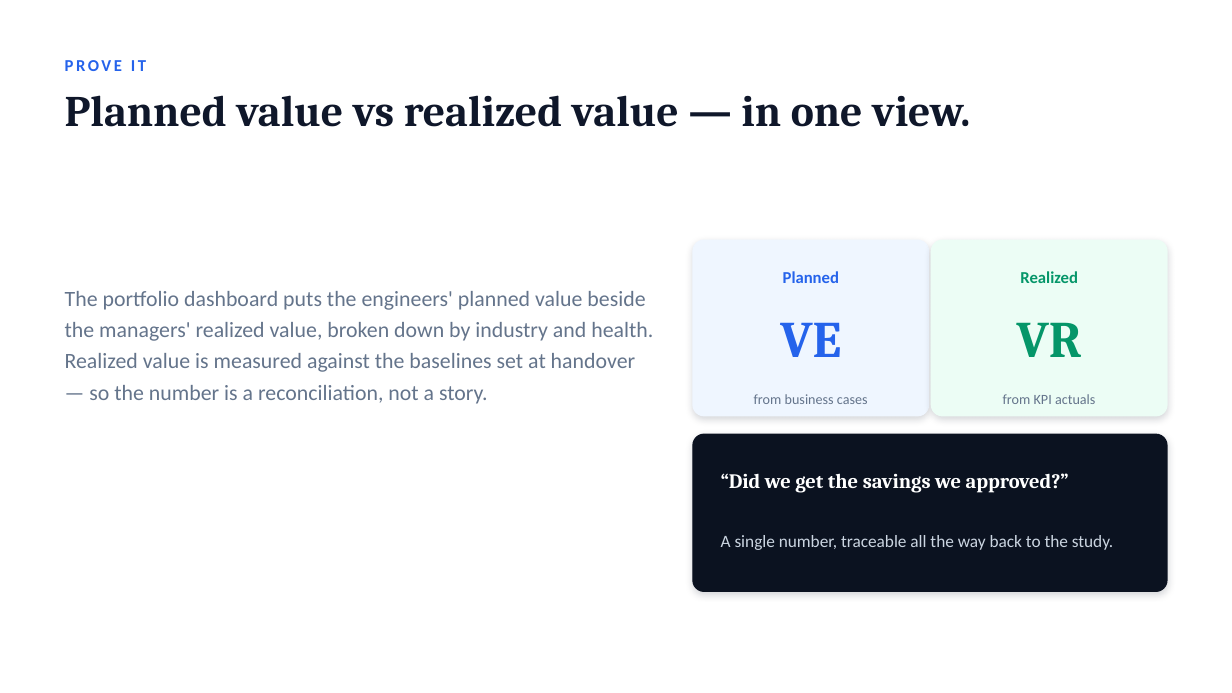
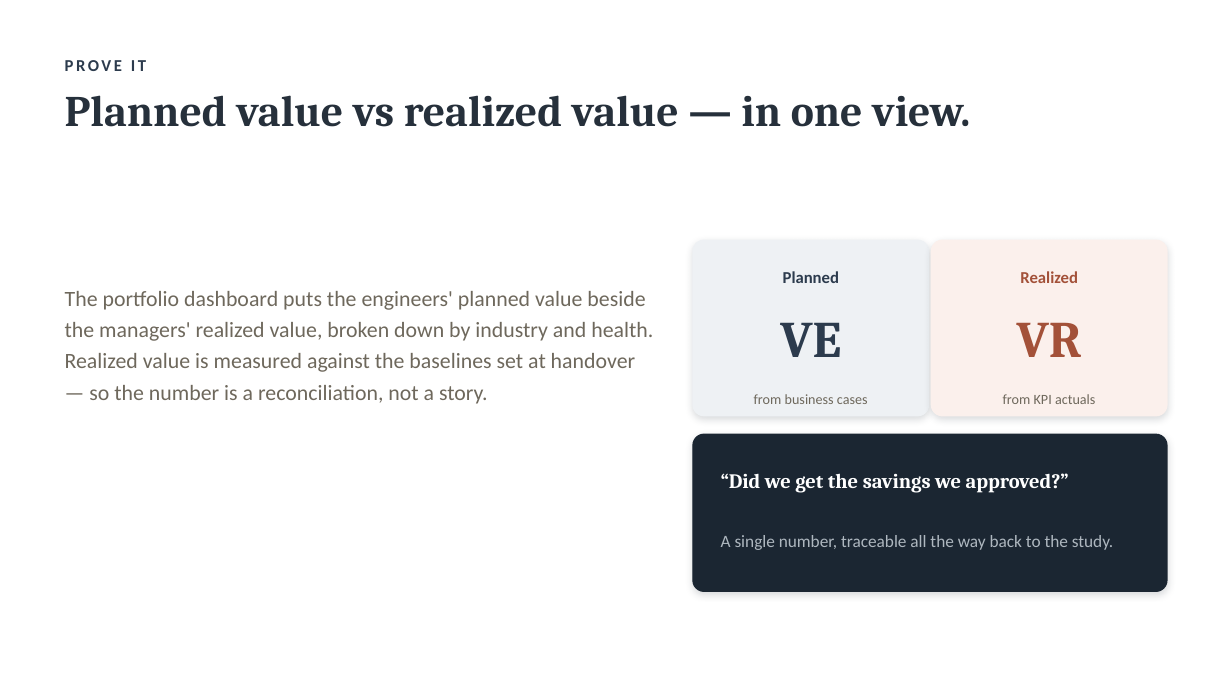
Before and after one commit to paulojorge1963/value-lifecycle-platform, a slide deck: slide 9 of demo-kit/ValueLifecycle-Solution-Overview.pptx. Drawn at 1232x693 pixels with LibreOffice and Linux fonts; fonts in the diff are those of the drawing. Boxes give left, top, right and bottom in pixels: in the first picture for what was removed or moved away, otherwise in the second. Text is boxed around its words. In the diff, an @@ line names an element or a change of style, - is before the commit and + after.

```diff
--- a/demo-kit/ValueLifecycle-Solution-Overview.pptx
+++ b/demo-kit/ValueLifecycle-Solution-Overview.pptx
@@ text "Planned value vs realized value ..." at <box>65,95,970,127</box>: text colour #0F172A to #26303B @@
@@ rounded rectangle at <box>693,240,929,416</box>: fill #EFF6FF to #EEF1F4; outline #EFF6FF 1 pt to #EEF1F4 1 pt; shadow changed @@
@@ text "Realized" at <box>1020,271,1078,283</box>: text colour #059669 to #A35139 @@
@@ rounded rectangle at <box>932,240,1167,416</box>: fill #ECFDF5 to #FBF0EC; outline #ECFDF5 1 pt to #FBF0EC 1 pt; shadow changed @@
@@ text colour #2563EB to #2C3B4D in 3 elements at <box>65,60,146,71</box>, <box>783,271,839,283</box>, <box>780,322,841,357</box> @@
@@ text "VR" at <box>1017,322,1082,357</box>: text colour #059669 to #A35139 @@
@@ text colour #64748B to #6E685C in 3 elements at <box>65,291,653,404</box>, <box>754,394,868,404</box>, <box>1003,394,1095,404</box> @@
@@ rounded rectangle at <box>693,434,1167,592</box>: fill #0B1220 to #1B2632; outline #0B1220 1 pt to #1B2632 1 pt; shadow changed @@
@@ text "A single number, traceable all ..." at <box>721,535,1113,550</box>: text colour #CBD5E1 to #AEB7BF @@
```
Also in this commit, not shown: 14 other slides changed, 16 other files.
